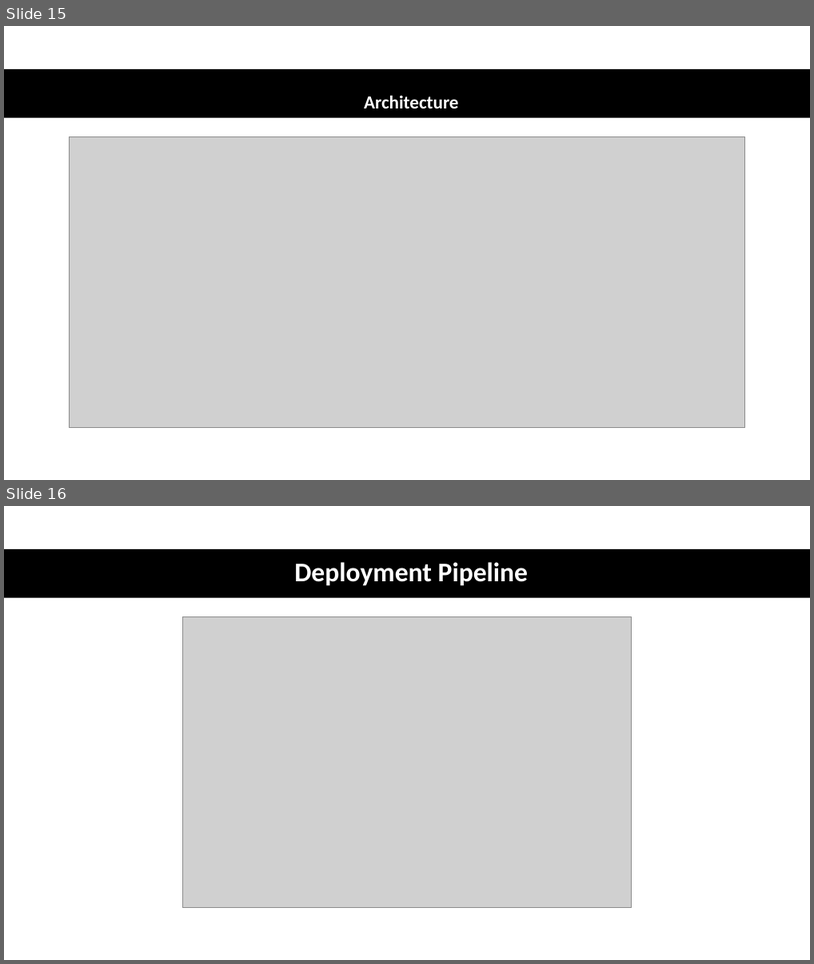
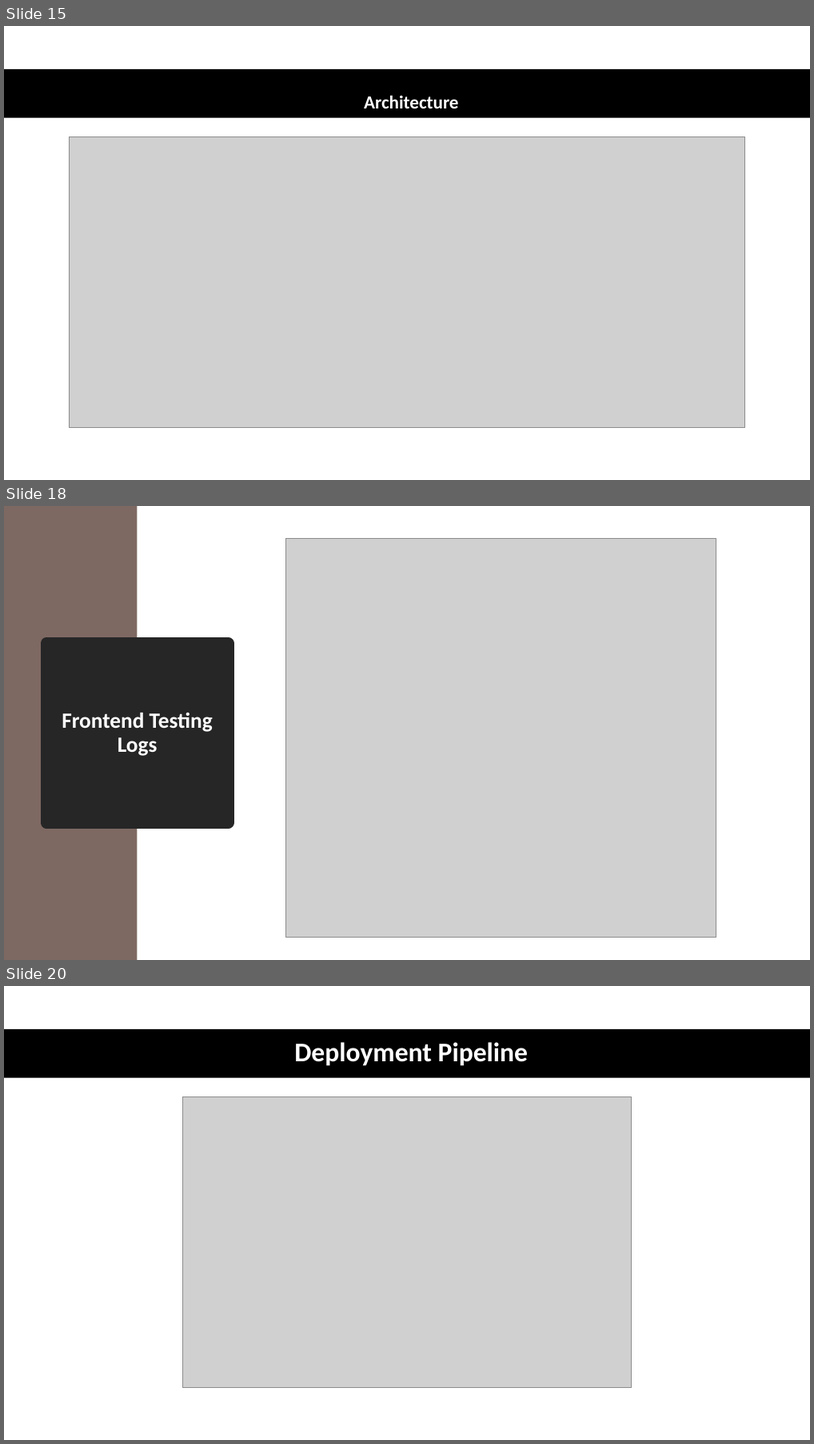
Before and after one commit to Shana12345/QAC-group-project, a slide deck: documentation/Group presentation.pptx. Shown one above the other, each under a label of ours: slides 15 and 16 before the commit, slides 15, 18 and 20 after it; the slides between them are not shown. The pictures are 814x964 and 814x1444 pixels, drawn with LibreOffice and Linux fonts; fonts in the diff are those of the drawing; grey boxes stand for pictures. Boxes give left, top, right and bottom in pixels: in the first picture for what was removed or moved away, otherwise in the second. Text is boxed around its words. In the diff, an @@ line names an element or a change of style, - is before the commit and + after.

```diff
--- a/documentation/Group presentation.pptx
+++ b/documentation/Group presentation.pptx
@@ slide 18 added at box(4, 506, 810, 960), background #FFFFFF @@
@@ rectangle added at box(4, 506, 137, 960), fill #7E6962 @@
@@ picture added at box(286, 539, 717, 936) @@
@@ title added at box(46, 644, 229, 822), fill #262626, outline #262626 13.75 pt, 26 pt, text #FFFFFF, bold @@
+Frontend Testing Logs
@@ what was slide 16 is now slide 20 @@
```
Also in this commit, not shown: 1 slide changed, 5 other slides added, 3 slides removed, 1 other file.
